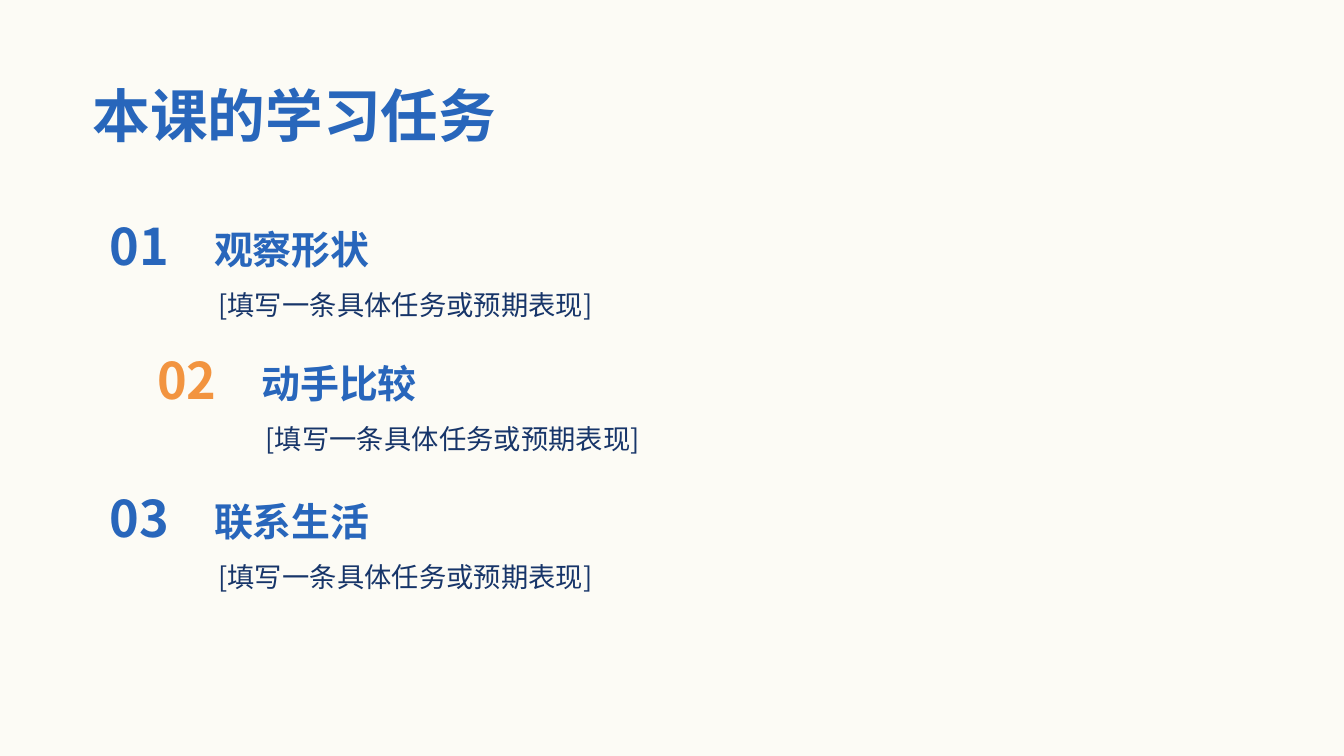
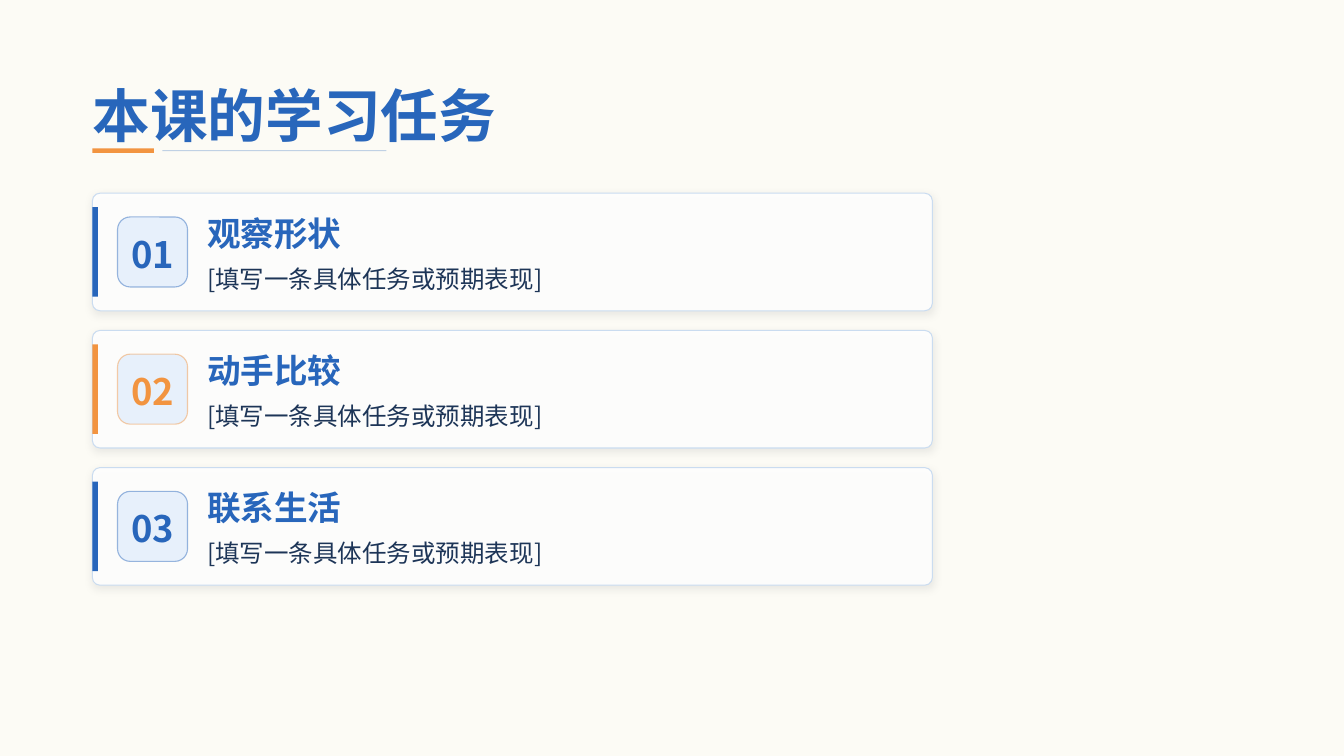
Before and after one commit to Daylily-Huang/Work-skills, a slide deck: slide 2 of skills/teacher-ppt/assets/templates/T16_立体几何课堂.pptx. Drawn at 1344x756 pixels with LibreOffice and Linux fonts; fonts in the diff are those of the drawing; background and template pictures are left out. Boxes give left, top, right and bottom in pixels: in the first picture for what was removed or moved away, otherwise in the second. Text is boxed around its words. In the diff, an @@ line names an element or a change of style, - is before the commit and + after.

```diff
--- a/skills/teacher-ppt/assets/templates/T16_立体几何课堂.pptx
+++ b/skills/teacher-ppt/assets/templates/T16_立体几何课堂.pptx
@@ rectangle added at (93,148,154,152), fill #F29440 @@
@@ rectangle added at (162,150,386,151), fill #2866BB at 28% opacity @@
@@ rounded rectangle added at (93,194,933,312), fill #FFFFFF at 88% opacity, outline #CADCF0 0.75 pt @@
@@ rectangle added at (93,208,99,297), fill #2866BB @@
@@ text "观察形状": place and size @@
-text "观察形状" at (214,230,369,268)
+text "观察形状" at (207,217,341,249)
@@ text "01": place and size @@
-text "01" at (110,227,169,266)
+text "01" at (131,240,174,269)
@@ rounded rectangle added at (118,217,188,286), fill #E6F0FB at 94% opacity, outline #2866BB 0.8 pt @@
@@ text "[填写一条具体任务或预期表现]": place and size @@
-text "[填写一条具体任务或预期表现]" at (218,292,592,320)
+text "[填写一条具体任务或预期表现]" at (207,267,542,292)
@@ rounded rectangle added at (93,331,933,449), fill #FFFFFF at 88% opacity, outline #CADCF0 0.75 pt @@
@@ rectangle added at (93,345,99,435), fill #F29440 @@
@@ size 36 to 26 pt in 3 elements at (131,240,174,269), (131,514,174,543), (131,377,174,406) @@
@@ text "02": place and size @@
-text "02" at (157,361,216,400)
+text "02" at (131,377,174,406)
@@ rounded rectangle added at (118,354,188,423), fill #E6F0FB at 94% opacity, outline #F29440 0.8 pt @@
@@ size 27.8 to 24 pt in 3 elements at (207,491,341,523), (207,217,341,249), (207,354,341,386) @@
@@ text "动手比较": place and size @@
-text "动手比较" at (261,364,416,402)
+text "动手比较" at (207,354,341,386)
@@ size 19.5 to 17.5 pt, text colour #173569 to #1D3557 in 3 elements at (207,541,542,566), (207,267,542,292), (207,404,542,429) @@
@@ text "[填写一条具体任务或预期表现]": place and size @@
-text "[填写一条具体任务或预期表现]" at (266,426,640,454)
+text "[填写一条具体任务或预期表现]" at (207,404,542,429)
@@ rounded rectangle added at (93,468,933,586), fill #FFFFFF at 88% opacity, outline #CADCF0 0.75 pt @@
@@ rectangle added at (93,482,99,572), fill #2866BB @@
@@ text "03": place and size @@
-text "03" at (110,499,169,538)
+text "03" at (131,514,174,543)
@@ rounded rectangle added at (118,492,188,562), fill #E6F0FB at 94% opacity, outline #2866BB 0.8 pt @@
@@ text "[填写一条具体任务或预期表现]": place and size @@
-text "[填写一条具体任务或预期表现]" at (218,564,592,592)
+text "[填写一条具体任务或预期表现]" at (207,541,542,566)
```
Also in this commit, not shown: 4 other slides changed, 23 other files.
